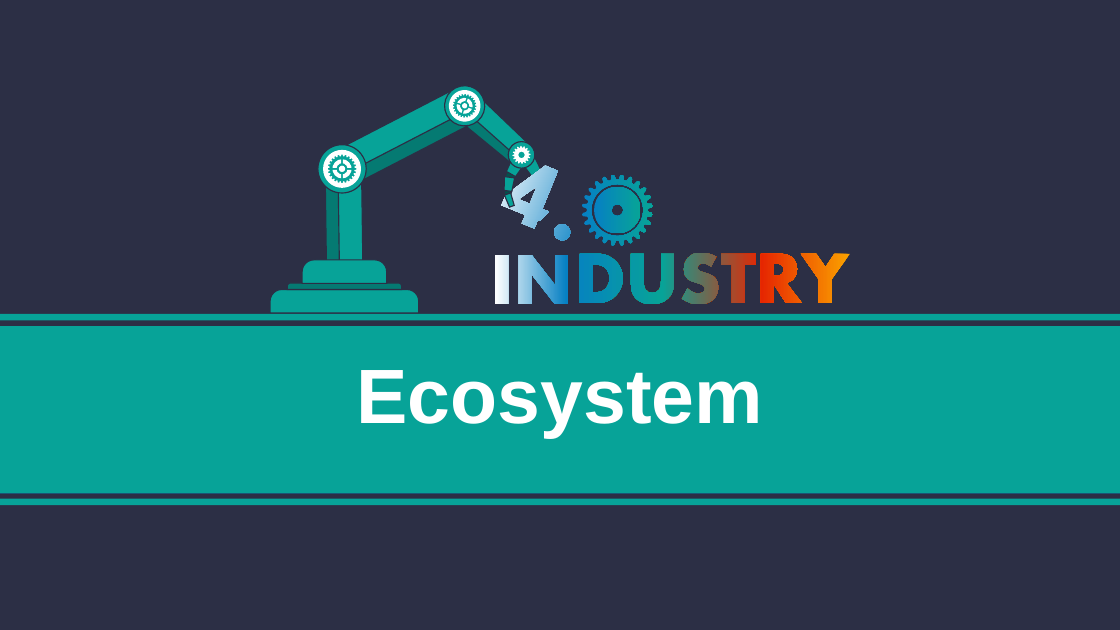
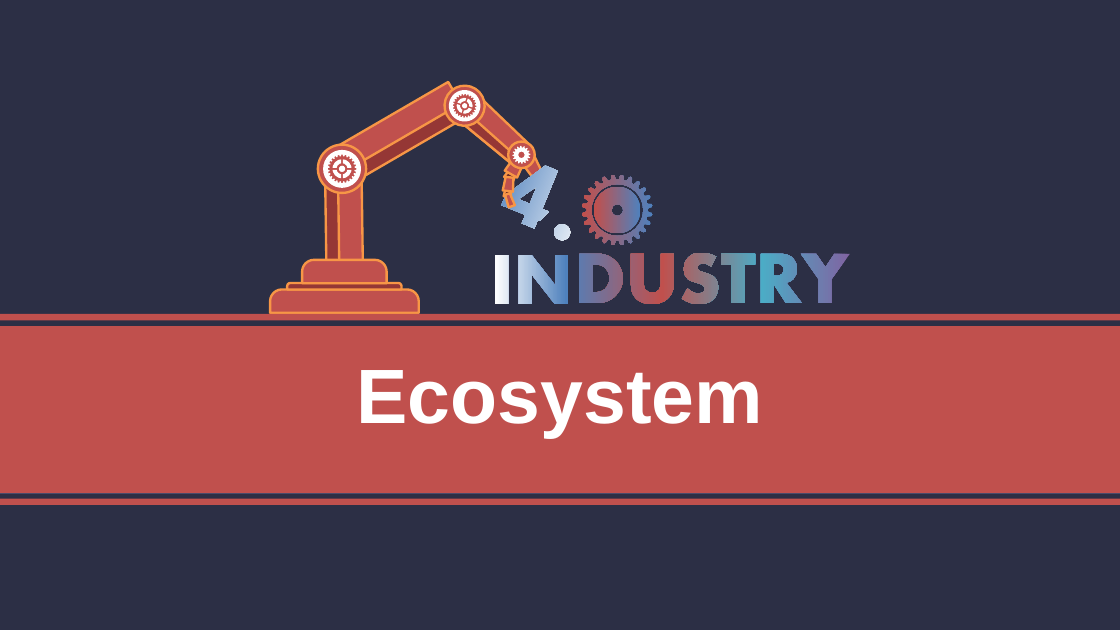
Before and after one commit to thanhlongvl/sportdemo, a slide deck: slide 25 of thuyettrinhgfinal_1.pptx. Drawn at 1120x630 pixels with LibreOffice and Linux fonts; fonts in the diff are those of the drawing. Boxes give left, top, right and bottom in pixels: in the first picture for what was removed or moved away, otherwise in the second. Text is boxed around its words. In the diff, an @@ line names an element or a change of style, - is before the commit and + after.

Commit message:
tt

```diff
--- a/thuyettrinhgfinal_1.pptx
+++ b/thuyettrinhgfinal_1.pptx
@@ rounded rectangle at box(339, 82, 467, 178): fill #07A398 to #C0504D; outline #2C2F45 1 pt to #F79646 2 pt; rotation 242 to 239 degrees @@
@@ outline redrawn in 4 elements at box(455, 96, 475, 116), box(323, 150, 361, 187), box(509, 142, 535, 169), box(445, 86, 484, 125) @@
@@ rounded rectangle at box(352, 104, 468, 180): fill #057A72 to #953735; outline #2C2F45 1 pt to #F79646 2 pt; rotation 242 to 239 degrees @@
@@ fill #07A398 to #C0504D; outline #2C2F45 1 pt to #F79646 2 pt in 10 elements at box(522, 156, 544, 179), box(534, 178, 546, 193), box(534, 194, 545, 208), box(455, 93, 535, 169), box(439, 81, 490, 131), box(271, 290, 419, 313), box(326, 165, 363, 270), box(302, 260, 387, 283), box(503, 136, 541, 174), box(318, 145, 365, 192) @@
@@ freeform shape at box(498, 156, 591, 243): fill gradient #FFFFFF to #0680C3 to gradient #FFFFFF to #4F81BD; outline redrawn @@
@@ trapezoid at box(503, 177, 514, 191): fill #07A398 to #C0504D; outline #2C2F45 1 pt to #F79646 2 pt; mirrored; rotation 186 to 6 degrees @@
@@ trapezoid at box(504, 171, 516, 182): fill #04524C to #632523; outline #2C2F45 1 pt to #F79646 2 pt; mirrored; rotation 209 to 29 degrees @@
@@ trapezoid at box(504, 154, 526, 178): fill #07A398 to #C0504D; outline #2C2F45 1 pt to #F79646 2 pt; mirrored; rotation 209 to 29 degrees @@
@@ trapezoid at box(533, 173, 545, 184): fill #04524C to #632523; outline #2C2F45 1 pt to #F79646 2 pt @@
@@ freeform shape at box(582, 175, 653, 245): fill gradient #0680C3 to #07A398 to gradient #4F81BD to #C0504D; outline redrawn @@
@@ trapezoid at box(504, 189, 512, 197): fill #04524C to #632523; outline #2C2F45 1 pt to #F79646 2 pt; mirrored; rotation 186 to 6 degrees @@
@@ trapezoid at box(505, 193, 515, 207): fill #07A398 to #C0504D; outline #2C2F45 1 pt to #F79646 2 pt; mirrored; rotation 160 to 340 degrees @@
@@ trapezoid at box(537, 191, 546, 199): fill #04524C to #632523; outline #2C2F45 1 pt to #F79646 2 pt @@
@@ freeform shape at box(594, 187, 640, 233): fill gradient #0680C3 to #07A398 to gradient #4F81BD to #C0504D @@
@@ freeform shape at box(496, 253, 850, 304): fill gradient #FBA200 to #E62601 to #07A398 to #0680C3 to #FFFFFF to gradient #8064A2 to #4BACC6 to #C0504D to #4F81BD to #FFFFFF; outline redrawn @@
@@ fill #057A72 to #953735; outline #2C2F45 1 pt to #F79646 2 pt in 3 elements at box(455, 108, 522, 169), box(325, 165, 339, 270), box(287, 283, 402, 290) @@
@@ rectangle at box(0, 326, 1120, 368): fill #FBA200 to #8064A2 @@
@@ rectangle at box(0, 368, 1120, 410): fill #90C221 to #9BBB59 @@
@@ rectangle at box(0, 452, 1120, 494): fill #0680C3 to #4F81BD @@
@@ fill #07A398 to #C0504D in 4 elements at box(0, 326, 1120, 493), box(0, 314, 1120, 321), box(0, 410, 1120, 452), box(0, 499, 1120, 506) @@
```
Also in this commit, not shown: 24 other slides changed, 1 slide added.
